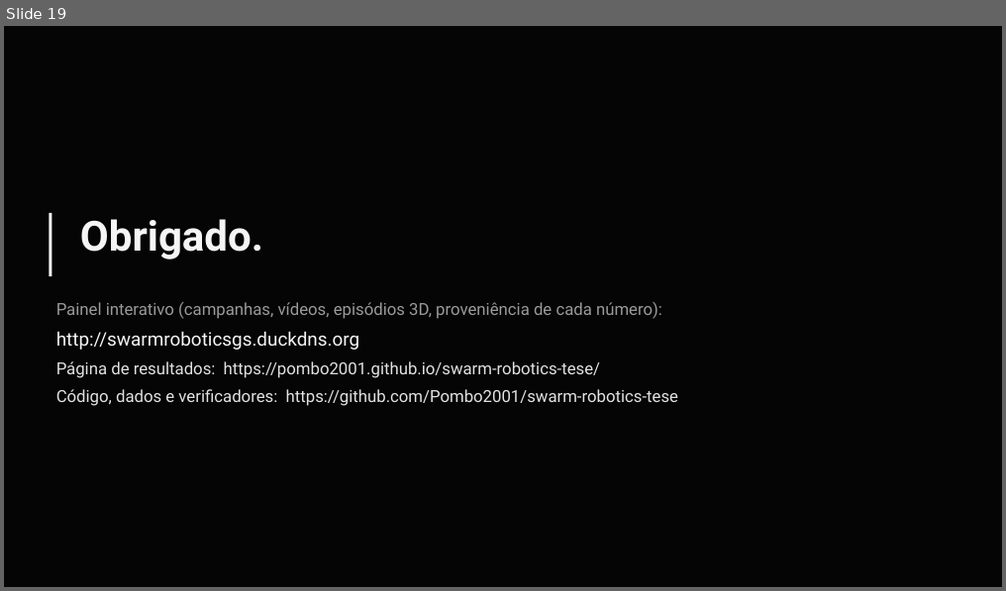
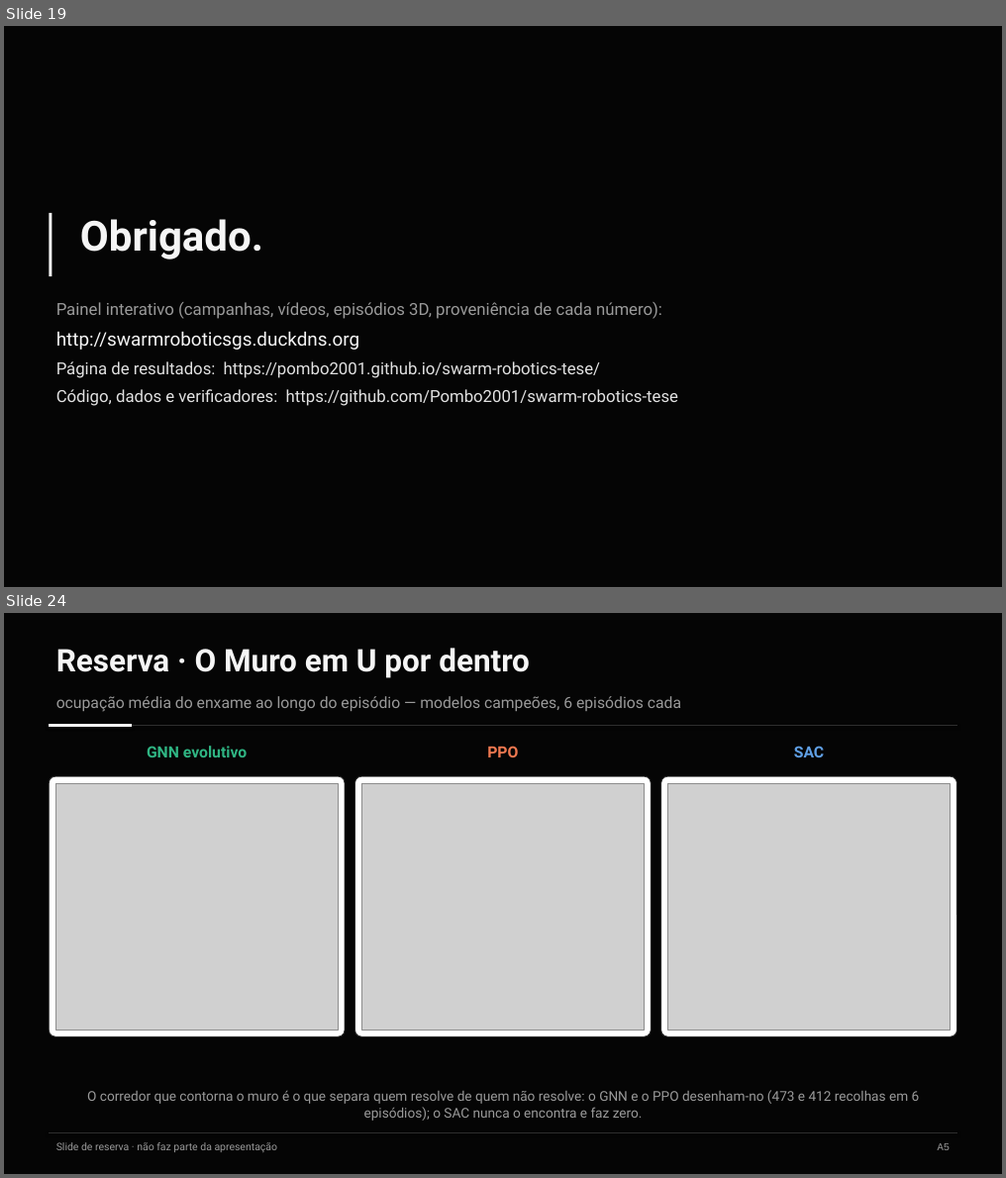
Before and after one commit to Pombo2001/swarm-robotics-tese, a slide deck: Defesa/slides_defesa.pptx. Shown one above the other, each under a label of ours: slide 19 before the commit, slides 19 and 24 after it; the slides between them are not shown. The pictures are 1006x591 and 1006x1178 pixels, drawn with LibreOffice and Linux fonts; fonts in the diff are those of the drawing; grey boxes stand for pictures. Boxes give left, top, right and bottom in pixels: in the first picture for what was removed or moved away, otherwise in the second. Text is boxed around its words. In the diff, an @@ line names an element or a change of style, - is before the commit and + after.

```diff
--- a/Defesa/slides_defesa.pptx
+++ b/Defesa/slides_defesa.pptx
@@ slide 24 added at [4,613,1002,1174], background #FFFFFF @@
@@ rectangle added at [4,613,1002,1174], fill #050505 @@
@@ text added at [56,648,530,678], 30 pt, text #F5F5F5, bold @@
+Reserva · O Muro em U por dentro
@@ text added at [56,696,681,711], 15 pt, text #9A9A9A @@
+ocupação média do enxame ao longo do episódio — modelos campeões, 6 episódios cada
@@ line added from (49, 725) to (957, 725), #2E2E2E 0.75 pt @@
@@ line added from (49, 725) to (132, 725), #F5F5F5 2.5 pt @@
@@ text added at [147,746,247,758], 15 pt, text #2FB583, bold @@
+GNN evolutivo
@@ text added at [487,746,518,758], 15 pt, text #EF7850, bold @@
+PPO
@@ text added at [794,746,824,758], 15 pt, text #5F9FE4, bold @@
+SAC
@@ rounded rectangle added at [49,777,345,1038], fill #FFFFFF, outline #2E2E2E 0.75 pt @@
@@ picture added at [55,783,338,1031] @@
@@ rounded rectangle added at [355,777,650,1038], fill #FFFFFF, outline #2E2E2E 0.75 pt @@
@@ picture added at [361,783,645,1031] @@
@@ rounded rectangle added at [661,777,957,1038], fill #FFFFFF, outline #2E2E2E 0.75 pt @@
@@ picture added at [668,783,950,1031] @@
@@ text added at [87,1090,920,1121], 13 pt, text #9A9A9A @@
+O corredor que contorna o muro é o que separa quem resolve de quem não resolve: o GNN e o PPO desenham-no (473 e 412 recolhas em 6 episódios); o SAC nunca o encontra e faz zero.
@@ line added from (49, 1134) to (957, 1134), #2E2E2E 0.75 pt @@
@@ text added at [56,1143,278,1153], 10 pt, text #9A9A9A @@
+Slide de reserva · não faz parte da apresentação
@@ text added at [938,1144,950,1151], 10 pt, text #9A9A9A @@
+A5
```
Also in this commit, not shown: 4 slides changed, 5 other slides added, 6 other files.
